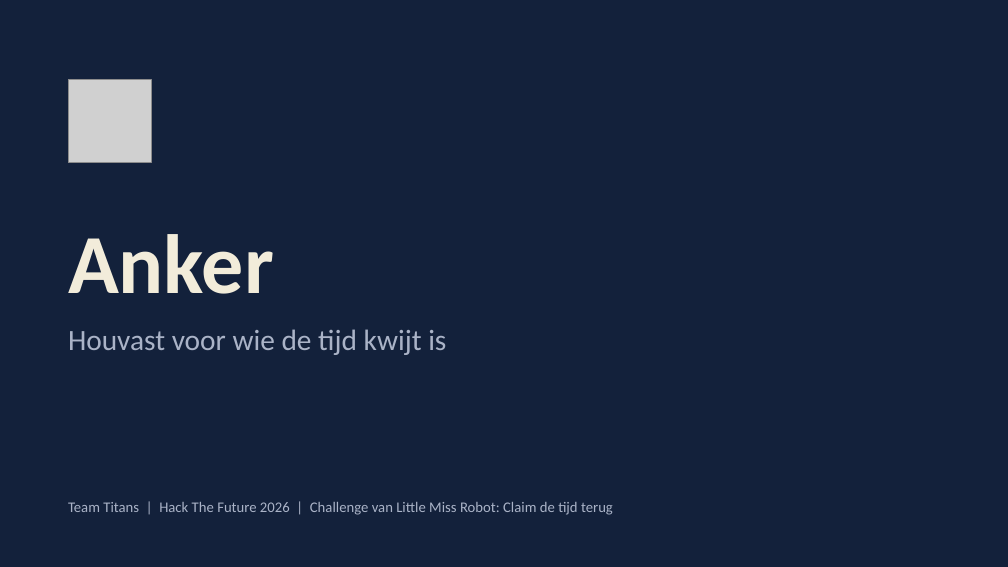
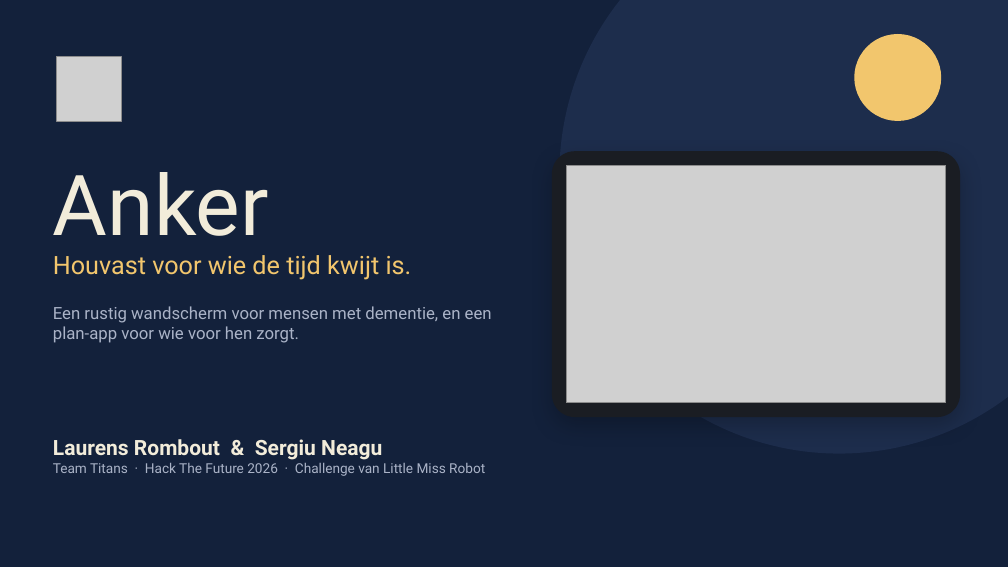
Before and after one commit to sergiuNE/Titans---Hack_The_Future, a slide deck: slide 1 of Documentation/Anker-pitch.pptx. Drawn at 1008x567 pixels with LibreOffice and Linux fonts; fonts in the diff are those of the drawing; grey boxes stand for pictures. Boxes give left, top, right and bottom in pixels: in the first picture for what was removed or moved away, otherwise in the second. Text is boxed around its words. In the diff, an @@ line names an element or a change of style, - is before the commit and + after.

```diff
--- a/Documentation/Anker-pitch.pptx
+++ b/Documentation/Anker-pitch.pptx
@@ ellipse added at box(560, 0, 1008, 454), fill #1D2D4C @@
@@ picture: place and size @@
-picture at box(68, 79, 151, 163)
+picture at box(57, 57, 121, 121)
@@ ellipse added at box(854, 34, 941, 121), fill #F2C66D @@
@@ text "Anker": place and size @@
-text "Anker" at box(68, 234, 274, 294)
+text "Anker" at box(53, 172, 269, 236)
@@ text "Anker" at box(53, 172, 269, 236): font Calibri to Roboto, bold off; vertical alignment bottom to top @@
@@ rounded rectangle added at box(552, 151, 960, 417), fill #1A1D23 @@
@@ picture added at box(566, 166, 946, 403) @@
@@ text at box(53, 255, 412, 280): text changed; size 28 to 24 pt; font Calibri to Roboto; text colour #AAB3C7 to #F2C66D @@
-Houvast voor wie de tijd kwijt is
+Houvast voor wie de tijd kwijt is.
@@ text added at box(53, 306, 492, 343), 16 pt, text #AAB3C7 @@
+Een rustig wandscherm voor mensen met dementie, en een plan-app voor wie voor hen zorgt.
@@ text at box(53, 439, 485, 476): text changed; size 14 to 13 pt; font Calibri to Roboto @@
-Team Titans | Hack The Future 2026 | Challenge van Little Miss Robot: Claim de tijd terug
+Laurens Rombout & Sergiu Neagu
+Team Titans · Hack The Future 2026 · Challenge van Little Miss Robot
@@ text "Laurens Rombout & Sergiu Neagu" at box(53, 439, 485, 476): vertical alignment middle to top @@
```
Also in this commit, not shown: 10 other slides changed, 3 slides added, 1 slide removed, 12 other files.
